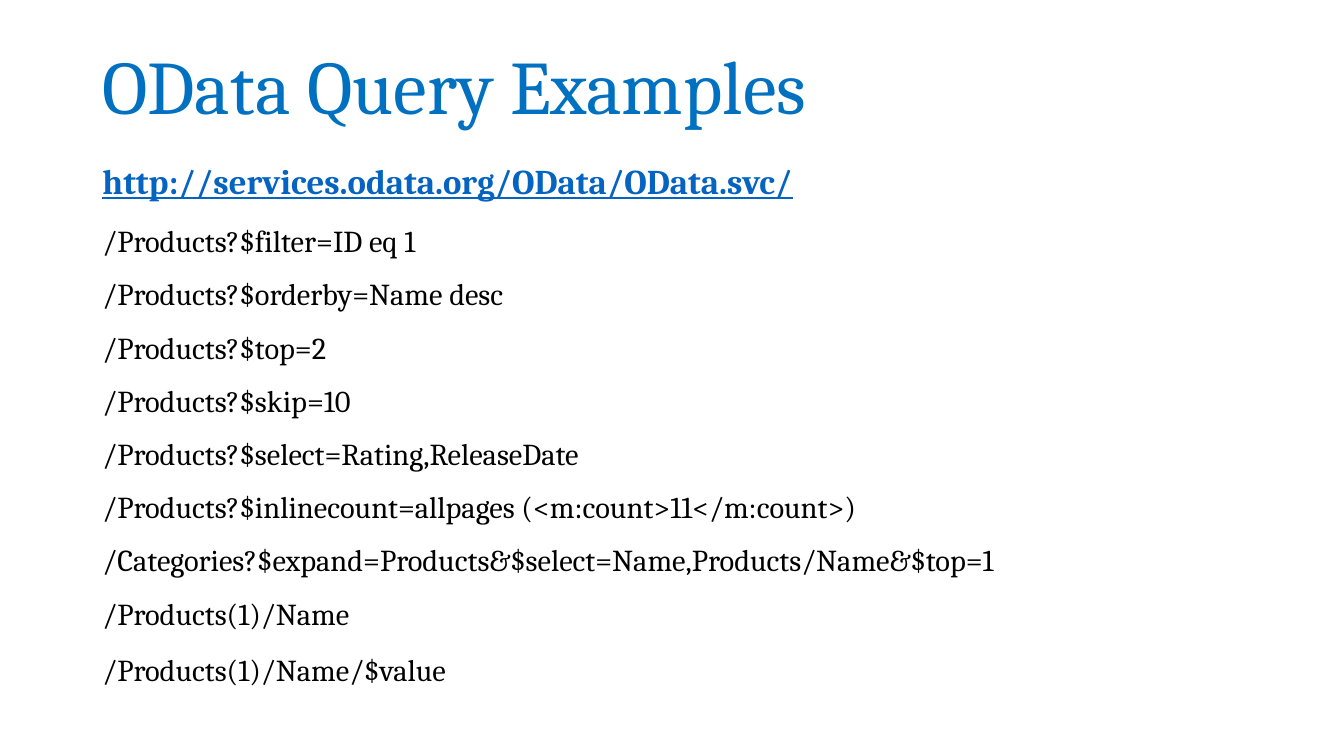
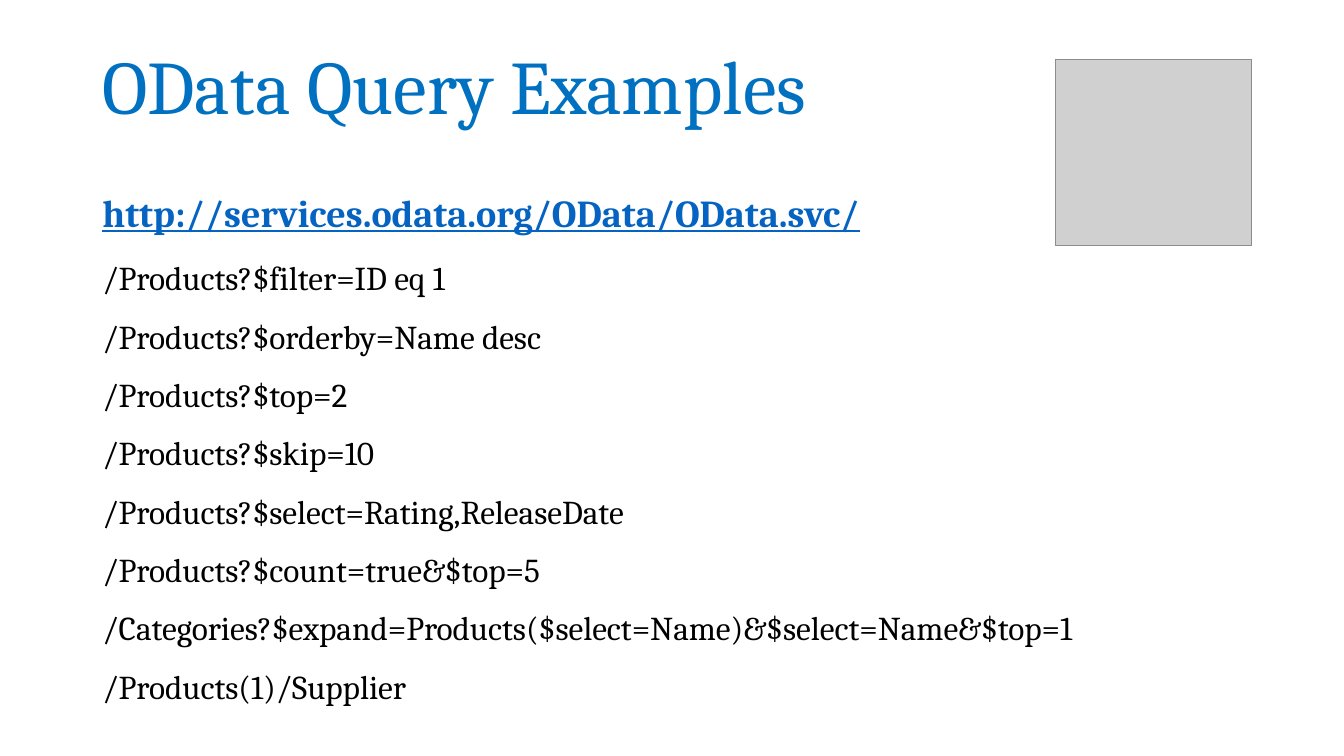
Before and after one commit to rakesh-nayak/odata, a slide deck: slide 11 of OData.pptx. Drawn at 1344x756 pixels with LibreOffice and Linux fonts; fonts in the diff are those of the drawing; grey boxes stand for pictures. Boxes give left, top, right and bottom in pixels: in the first picture for what was removed or moved away, otherwise in the second. Text is boxed around its words. In the diff, an @@ line names an element or a change of style, - is before the commit and + after.

Commit message:
updated ppt and mdf

```diff
--- a/OData.pptx
+++ b/OData.pptx
@@ picture added at bbox=[1057, 59, 1252, 245] @@
@@ text "http://services.odata.org/OData/OData.svc/": place and size @@
-text "http://services.odata.org/OData/OData.svc/" at bbox=[102, 170, 993, 685]
+text "http://services.odata.org/OData/OData.svc/" at bbox=[102, 200, 1072, 706]
@@ text at bbox=[102, 200, 859, 531]: size 24.8 to 27.2 pt in "http://services.odata.org/OData/OData.svc/"; size 21.7 to 23.8 pt in "/Products?$filter=ID eq 1", "/Products?$orderby=Name desc", "/Products?$top=2", "/Products?$skip=10" and 1 more places @@
@@ text at bbox=[102, 557, 1072, 706]: text changed; size 21.7 to 23.8 pt @@
-/Products?$inlinecount=allpages (<m:count>11</m:count>)
-/Categories?$expand=Products&$select=Name,Products/Name&$top=1
-/Products(1)/Name
-/Products(1)/Name/$value
+/Products?$count=true&$top=5
+/Categories?$expand=Products($select=Name)&$select=Name&$top=1
+/Products(1)/Supplier
```
Also in this commit, not shown: 18 other slides changed.
